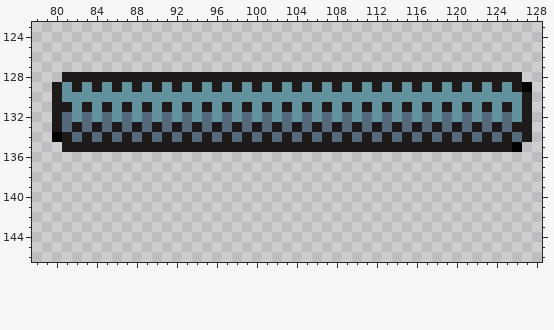
Two versions of one pixel-art file, levels/office/assets/Office.aseprite. Above, as it was before the edit.
272x512 pixels, 1 frame. Colours within 5 levels of each other are drawn and written as one. Shown: x 78..128, y 123..146.
Once edited:
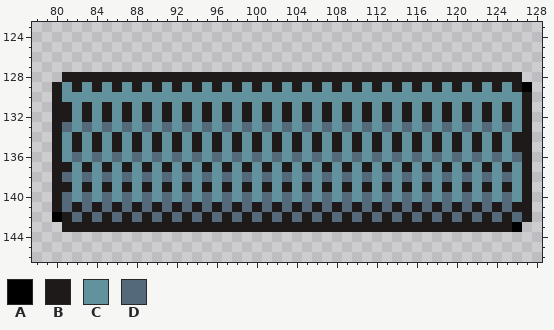
Palette (. is transparent): A #000000  B #1f1a1a  C #62929e  D #546a7b
What changed:
--- layer "Floor"
@@ x 78..128 @@
 131 ..BBCBCBCBCBCBCBCBCBCBCBCBCBCBCBCBCBCBCBCBCBCBCBCB.
-132 ..BDCDCDCDCDCDCDCDCDCDCDCDCDCDCDCDCDCDCDCDCDCDCDCB.
-133 ..BDBDBDBDBDBDBDBDBDBDBDBDBDBDBDBDBDBDBDBDBDBDBDBB.
-134 ..ABDBDBDBDBDBDBDBDBDBDBDBDBDBDBDBDBDBDBDBDBDBDBDB.
-135 ...BBBBBBBBBBBBBBBBBBBBBBBBBBBBBBBBBBBBBBBBBBBBBA..
-136 ...................................................
-137 ...................................................
-138 ...................................................
-139 ...................................................
-140 ...................................................
-141 ...................................................
-142 ...................................................
-143 ...................................................
+132 ..BBCBCBCBCBCBCBCBCBCBCBCBCBCBCBCBCBCBCBCBCBCBCBCB.
+133 ..BDCDCDCDCDCDCDCDCDCDCDCDCDCDCDCDCDCDCDCDCDCDCDCB.
+134 ..BCBCBCBCBCBCBCBCBCBCBCBCBCBCBCBCBCBCBCBCBCBCBCBB.
+135 ..BCBCBCBCBCBCBCBCBCBCBCBCBCBCBCBCBCBCBCBCBCBCBCBB.
+136 ..BCDCDCDCDCDCDCDCDCDCDCDCDCDCDCDCDCDCDCDCDCDCDCDB.
+137 ..BBCBCBCBCBCBCBCBCBCBCBCBCBCBCBCBCBCBCBCBCBCBCBCB.
+138 ..BDCDCDCDCDCDCDCDCDCDCDCDCDCDCDCDCDCDCDCDCDCDCDCB.
+139 ..BBCBCBCBCBCBCBCBCBCBCBCBCBCBCBCBCBCBCBCBCBCBCBCB.
+140 ..BDCDCDCDCDCDCDCDCDCDCDCDCDCDCDCDCDCDCDCDCDCDCDCB.
+141 ..BDBDBDBDBDBDBDBDBDBDBDBDBDBDBDBDBDBDBDBDBDBDBDBB.
+142 ..ABDBDBDBDBDBDBDBDBDBDBDBDBDBDBDBDBDBDBDBDBDBDBDB.
+143 ...BBBBBBBBBBBBBBBBBBBBBBBBBBBBBBBBBBBBBBBBBBBBBA..
 144 ...................................................
